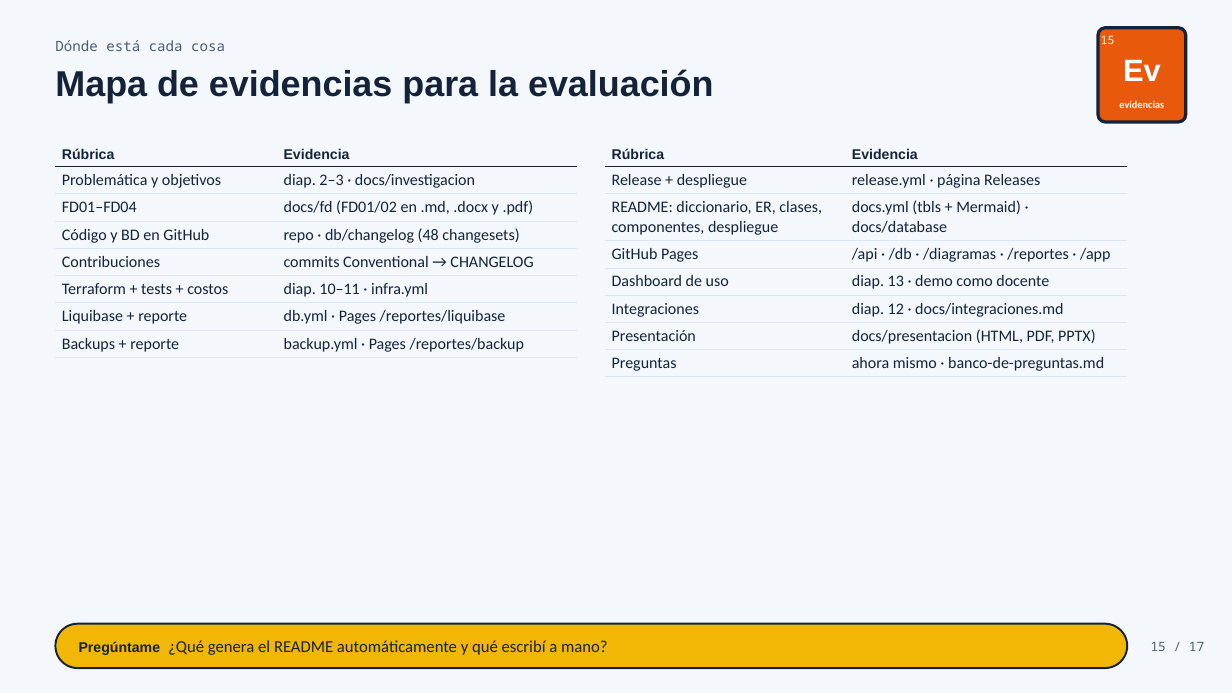
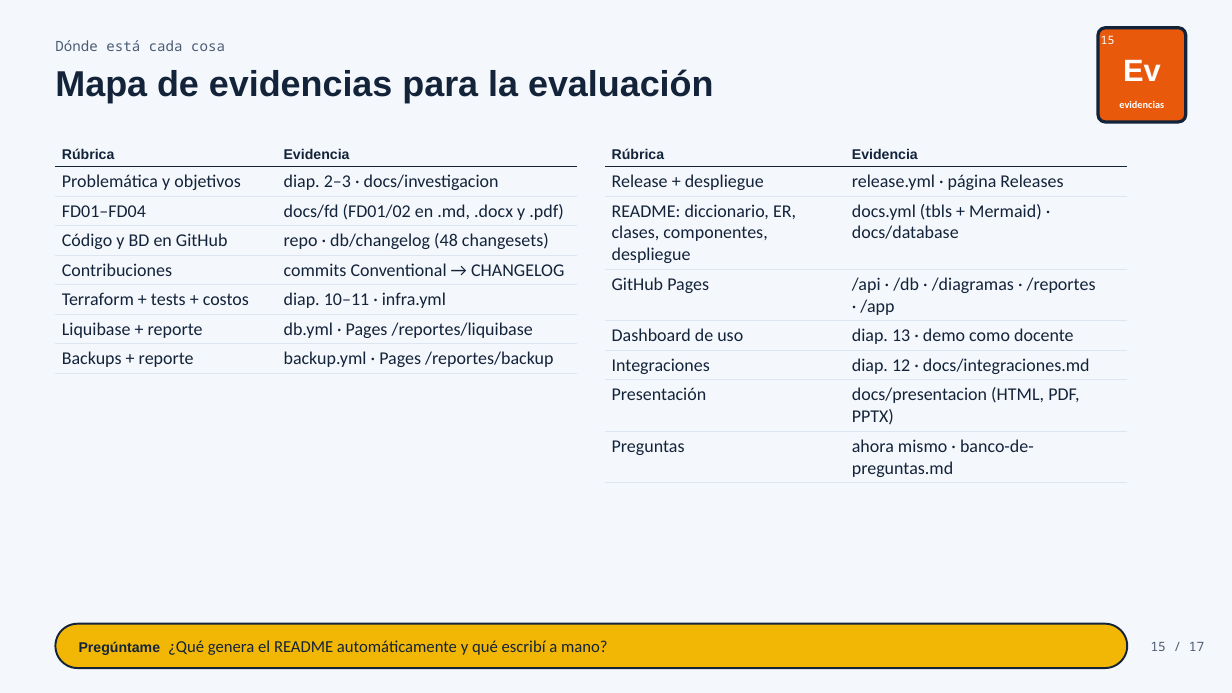
Before and after one commit to Laos19/Demov0.1AtomReactChamber, a slide deck: slide 15 of docs/presentacion/AtomReactChamber-presentacion.pptx. Drawn at 1232x693 pixels with LibreOffice and Linux fonts; fonts in the diff are those of the drawing. Boxes give left, top, right and bottom in pixels: in the first picture for what was removed or moved away, otherwise in the second. Text is boxed around its words. In the diff, an @@ line names an element or a change of style, - is before the commit and + after.

```diff
--- a/docs/presentacion/AtomReactChamber-presentacion.pptx
+++ b/docs/presentacion/AtomReactChamber-presentacion.pptx
@@ table at box(55, 143, 578, 371) @@
@@ size 12.5 to 14 pt @@
@@ table at box(605, 143, 1128, 481) @@
@@ size 12.5 to 14 pt @@
```
Also in this commit, not shown: 1 other slide changed, 23 other files.
